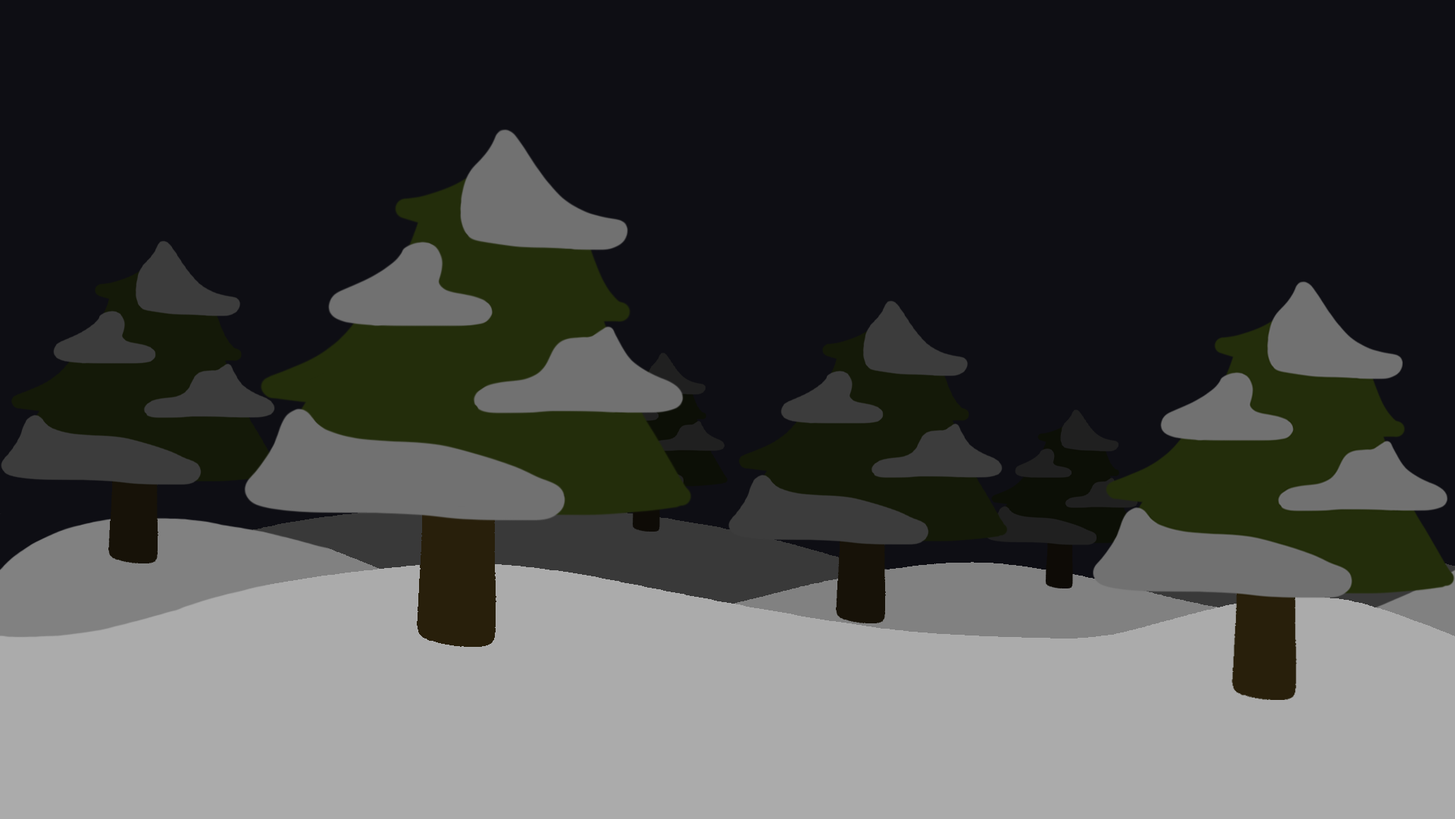
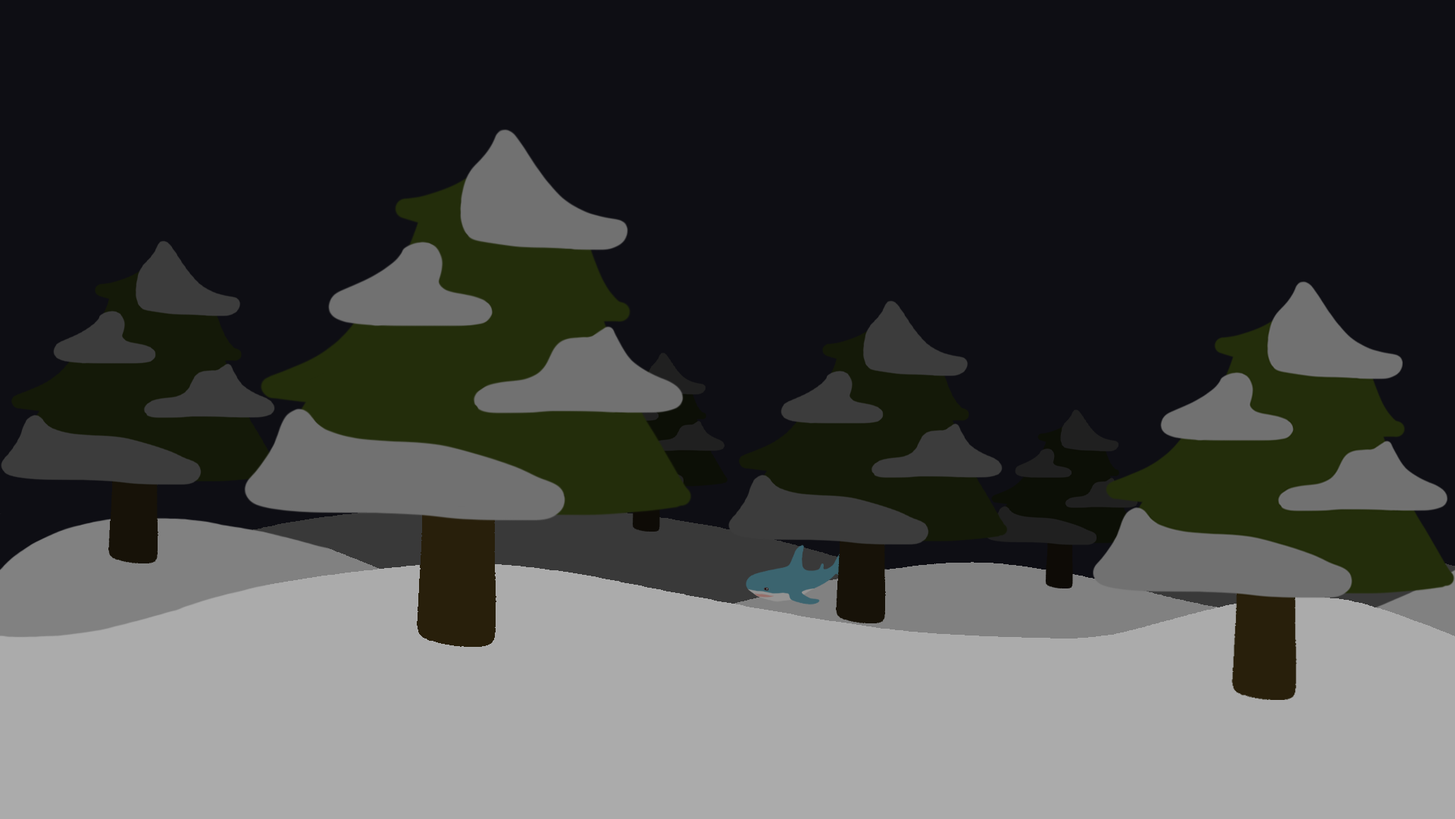
Comparing the layer stacks of the two w=1455, h=819 images. Changes:
added group "Blåhaj" with 4 layers above "ground" over [745, 544, 840, 605]
added layer "Taso 9" in group "Blåhaj" over [764, 586, 769, 591]
added layer "Taso 6" in group "Blåhaj" over [745, 544, 840, 605]
added layer "Taso 8" in group "Blåhaj" over [754, 592, 774, 598]
added layer "Taso 7" in group "Blåhaj" over [747, 585, 816, 602]
